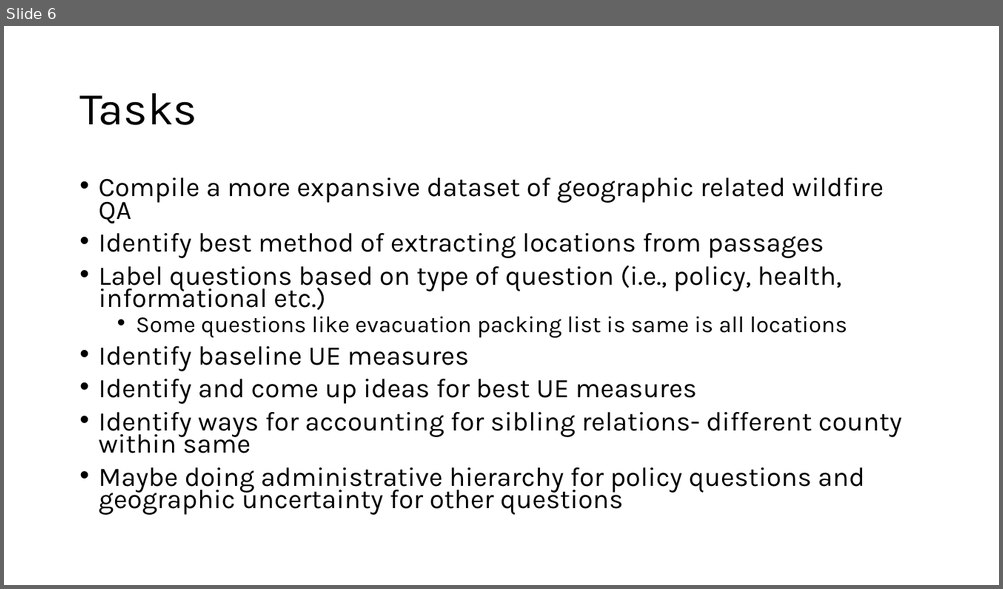
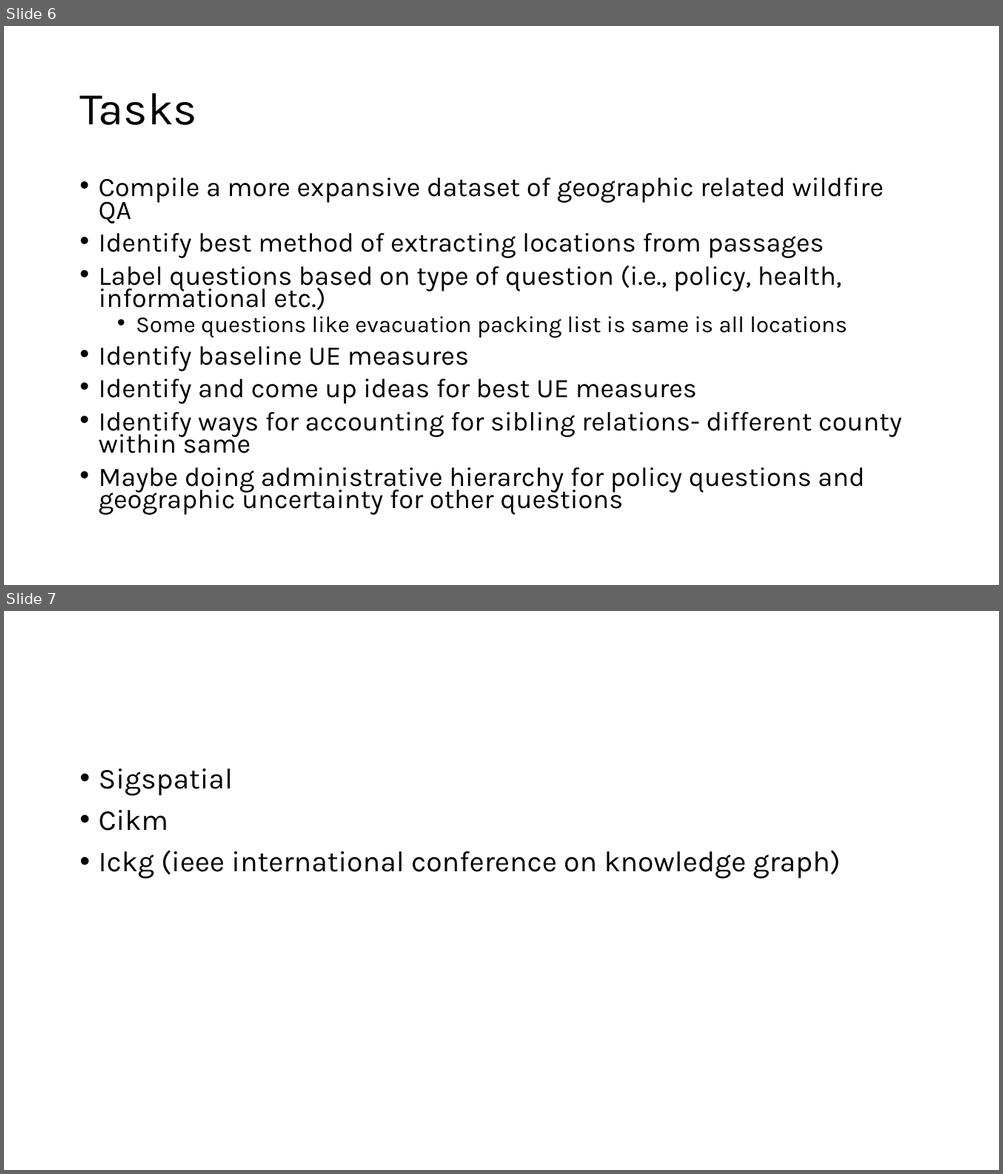
Before and after one commit to meenuravi18/wildfire_research_project, a slide deck: GeoRAG_ideas.pptx. Shown one above the other, each under a label of ours: slide 6 before the commit, slides 6 and 7 after it. The pictures are 1003x589 and 1003x1174 pixels, drawn with LibreOffice and Linux fonts; fonts in the diff are those of the drawing. Boxes give left, top, right and bottom in pixels: in the first picture for what was removed or moved away, otherwise in the second. Text is boxed around its words. In the diff, an @@ line names an element or a change of style, - is before the commit and + after.

```diff
--- a/GeoRAG_ideas.pptx
+++ b/GeoRAG_ideas.pptx
@@ slide 7 added at [4, 611, 999, 1170], background #FFFFFF @@
@@ text added at [99, 769, 840, 879], 28 pt, text #000000 @@
+• Sigspatial
+• Cikm
+• Ickg (ieee international conference on knowledge graph)
```
Also in this commit, not shown: 24 other slides added, 1 slide removed.
